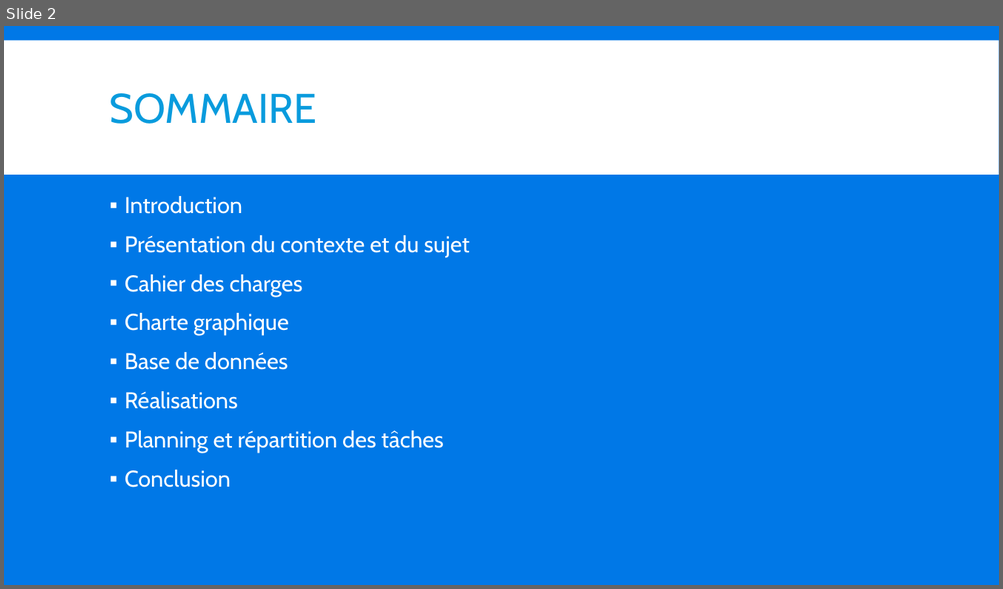
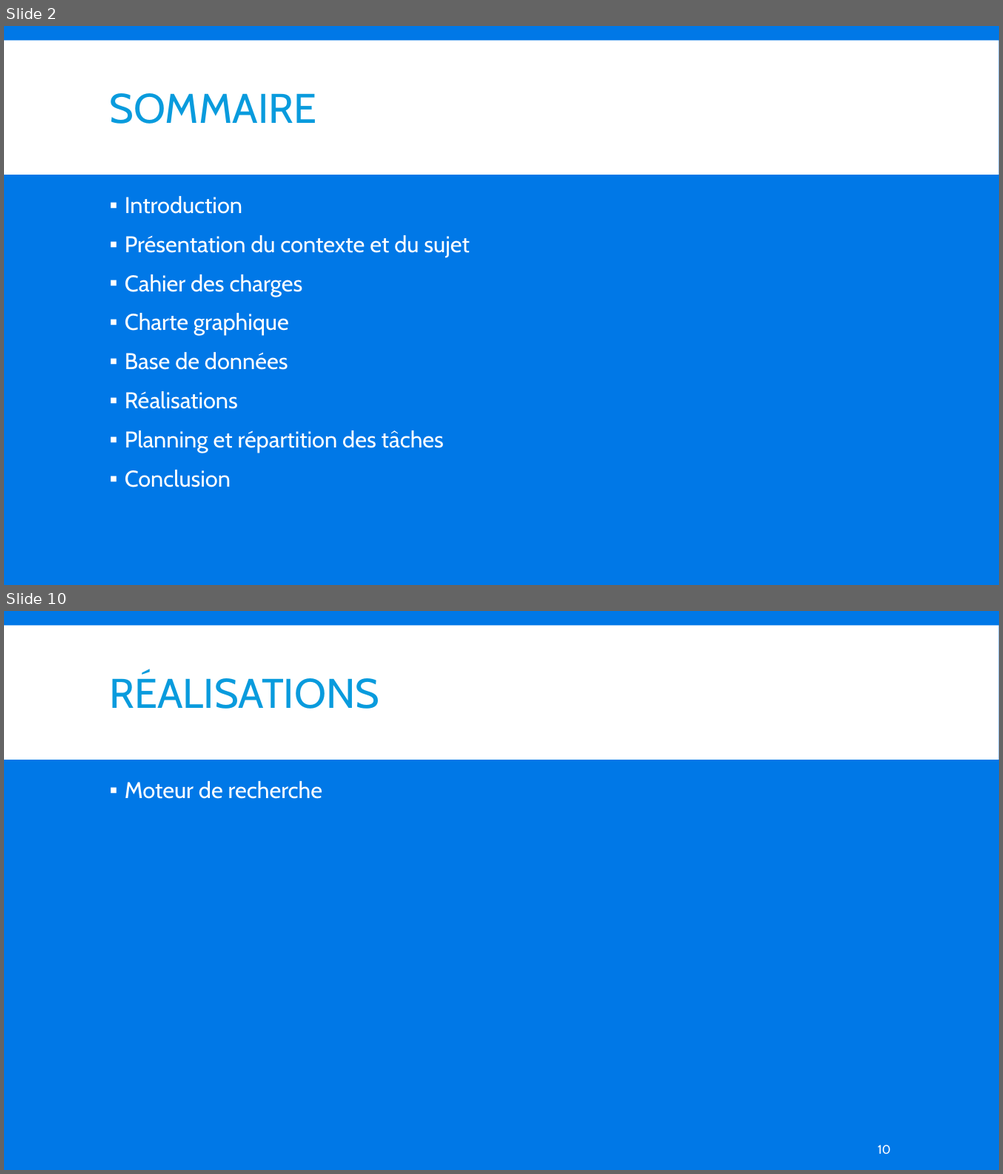
Before and after one commit to RetroAsh/CoEtu, a slide deck: rapports/Freetu.pptx. Shown one above the other, each under a label of ours: slide 2 before the commit, slides 2 and 10 after it; the slides between them are not shown. The pictures are 1003x589 and 1003x1174 pixels, drawn with LibreOffice and Linux fonts; fonts in the diff are those of the drawing. Boxes give left, top, right and bottom in pixels: in the first picture for what was removed or moved away, otherwise in the second. Text is boxed around its words. In the diff, an @@ line names an element or a change of style, - is before the commit and + after.

```diff
--- a/rapports/Freetu.pptx
+++ b/rapports/Freetu.pptx
@@ slide 10 added at <box>4,611,999,1170</box>, background #0078E7; not listed: 1 template element that a slide beside it also shows @@
@@ title added at <box>110,673,380,709</box>, 40 pt, text #099BDD @@
+RÉALISATIONS
@@ text added at <box>125,781,322,799</box>, 22 pt, text #FFFFFF @@
+▪ Moteur de recherche
@@ page number added at <box>877,1145,891,1155</box>, 12 pt, text #FFFFFF @@
+10
```
Also in this commit, not shown: 7 slides changed, 4 other slides added, 2 slides removed, 3 other files.
